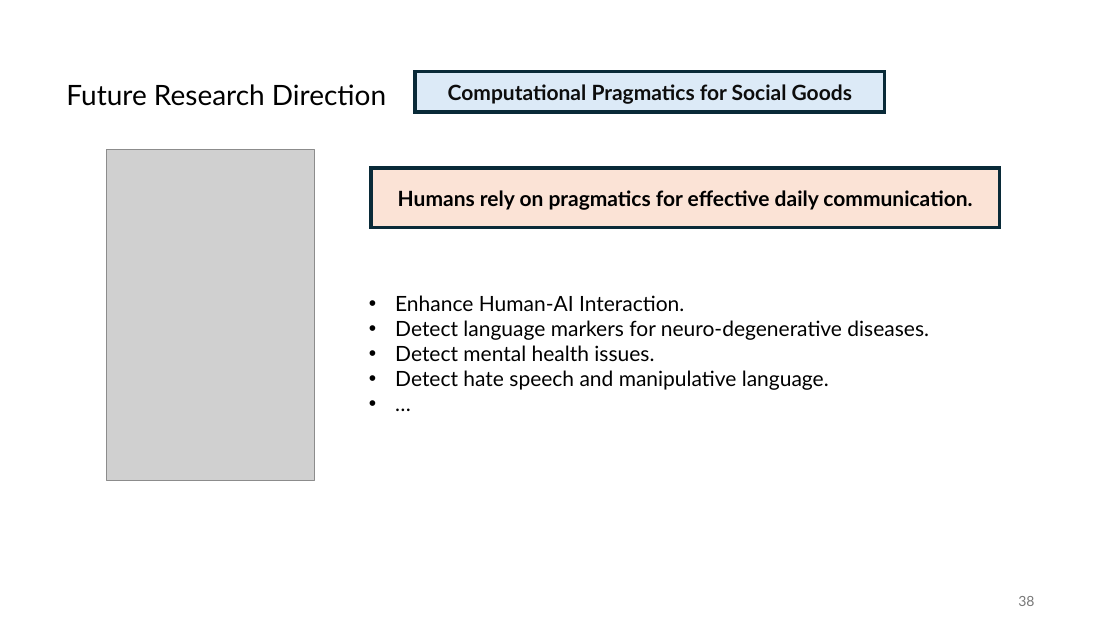
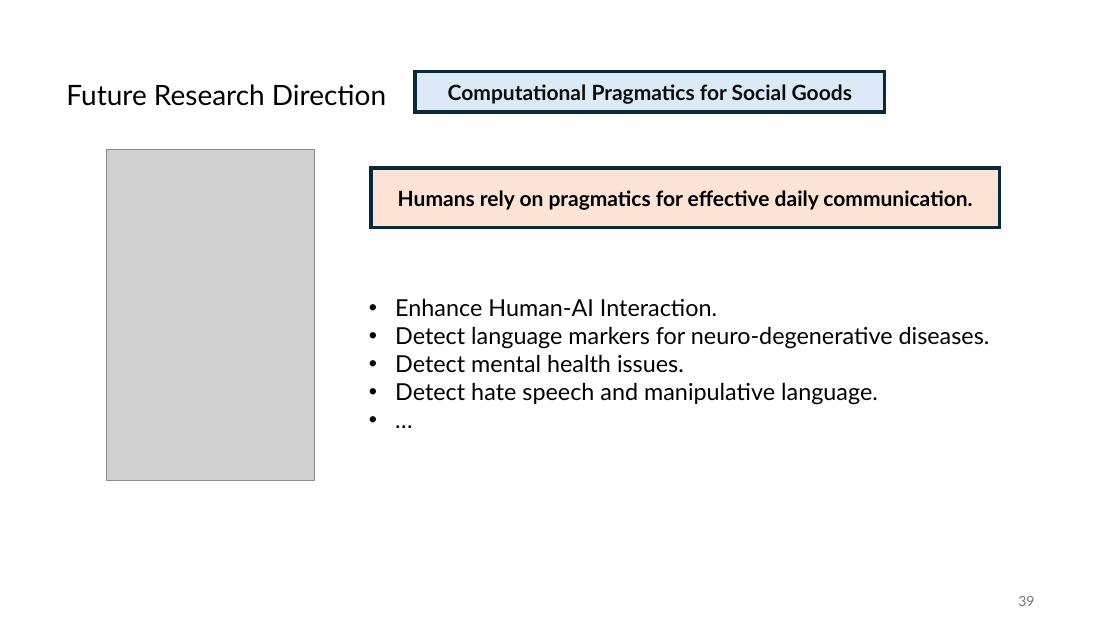
Before and after one commit to guangliang-nlp/jobtalk, a slide deck: slide 39 of jobtalk.pptx (slide 38 before the commit). Drawn at 1120x630 pixels with LibreOffice and Linux fonts; fonts in the diff are those of the drawing; grey boxes stand for pictures. Boxes give left, top, right and bottom in pixels: in the first picture for what was removed or moved away, otherwise in the second. Text is boxed around its words. In the diff, an @@ line names an element or a change of style, - is before the commit and + after.

```diff
--- a/jobtalk.pptx
+++ b/jobtalk.pptx
@@ text "Enhance Human-AI Interaction." at [395,298,990,405]: size 18 to 20 pt @@
@@ page number at [1018,596,1034,606]: text changed @@
-38
+39
```
Also in this commit, not shown: 5 other slides changed, 1 slide added, 1 other file.
